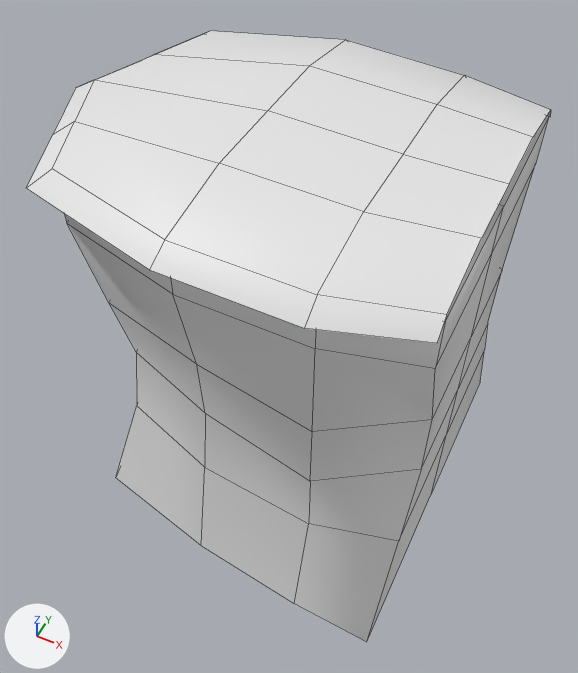
Renders of the FBX model Assets/Prefabs/Tiles/Models/Tile_1.fbx from each side of a commit.
Before and after are seen from a camera (50 mm lens) standing at (2.05, -4.0, 6.48) and looking at (0.1, -0.11, 1.61). Every picture has the same lights, and +X, +Y and +Z are marked at lower left. Mesh edges are drawn as thin lines. Where no turn or scale is listed for an object, it has been applied to the vertices. Vertices at the same position are counted once.

Script lines for the objects in view, before the commit:
```python
me_cube_014 = bpy.data.meshes.new('Cube.014')
me_cube_014.from_pydata(...)  # 93 vertices, 78 faces; spans x -1.69..1.5, y -1.5..1.5, z 0.0..3.55
ob_1 = bpy.data.objects.new('1', me_cube_014)
ob_1.location = (0.0, 0.0, 0.0)
```
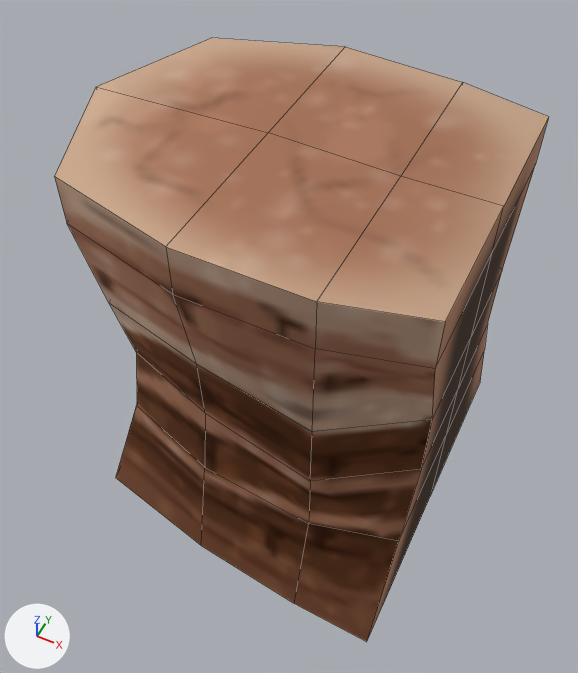
Where the newer file only moved an object's origin or applied its transform, the numbers keep the older frame.

Where the change shows, as pixel boxes (x1, y1, x2, y2) in the pictures (578 x 673 px):
'1', reshaped
    before: (26, 31, 551, 642)
    after: (54, 38, 549, 642)
part 1 of me_cube_014, deleted
    before: (26, 31, 551, 343)
part 2 of me_cube_014, recoloured (grey to brown)
    before: (65, 117, 549, 642)
    after: (54, 38, 549, 642)

The change, as a list of edits to the scene's bpy script:
```text
Add img_1_png:
    img_1_png = load_image('1.png', '../Textures/1.png', 128, 128, 'sRGB')
Add mat_1:
    mat_1 = principled_material('1')
    mat_1.texture = img_1_png
    mat_1.metallic = 1.0
    mat_1.roughness = 0.8
Change me_cube_014:
    used by ob_1; location = (0.0, 0.0, 0.0)
    remove me_cube_014.from_pydata(...)  # 93 vertices, 78 faces; spans x -1.69..1.5, y -1.5..1.5, z 0.0..3.55
    add me_cube_014.from_pydata(...)  # 62 vertices, 56 faces; spans x -1.5..1.5, y -1.5..1.5, z 0.0..3.38
    me_cube_014 part 1: the loose piece of 31 vertices spanning x -1.69..1.5, y -1.39..1.48, z 3.32..3.55 is deleted
    me_cube_014 part 2: 56 faces spanning x -1.5..1.5, y -1.5..1.5, z 0.0..3.38 switch from no material to mat_1 (picture img_1_png)
```
